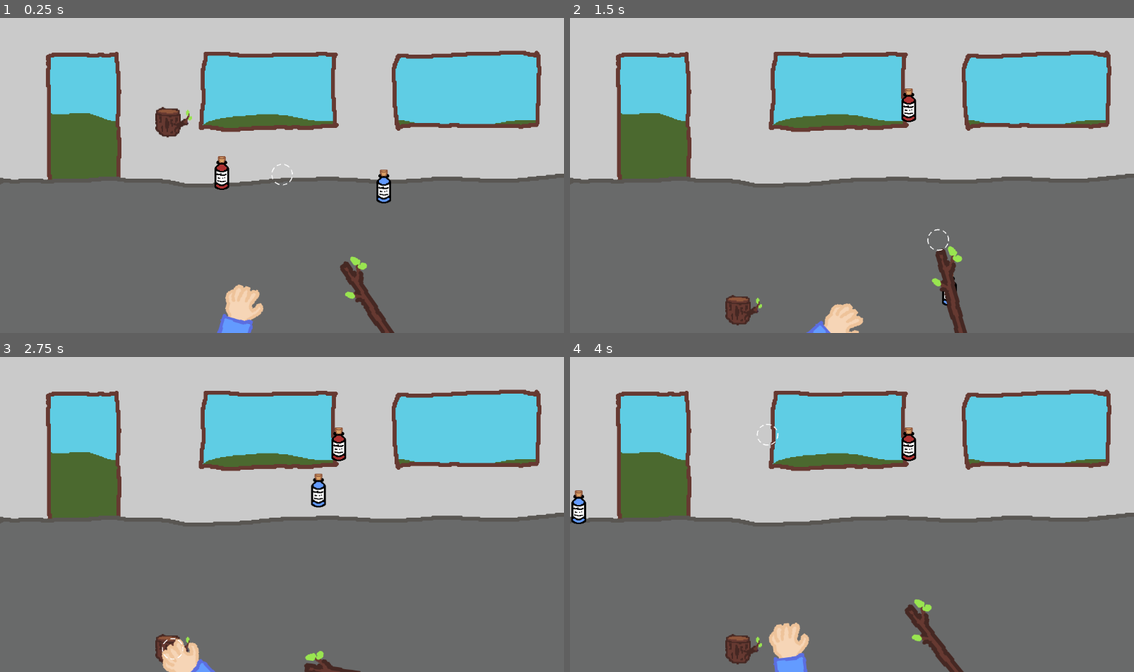
Above: before the commit, frames 1-4 (two rows, left to right).
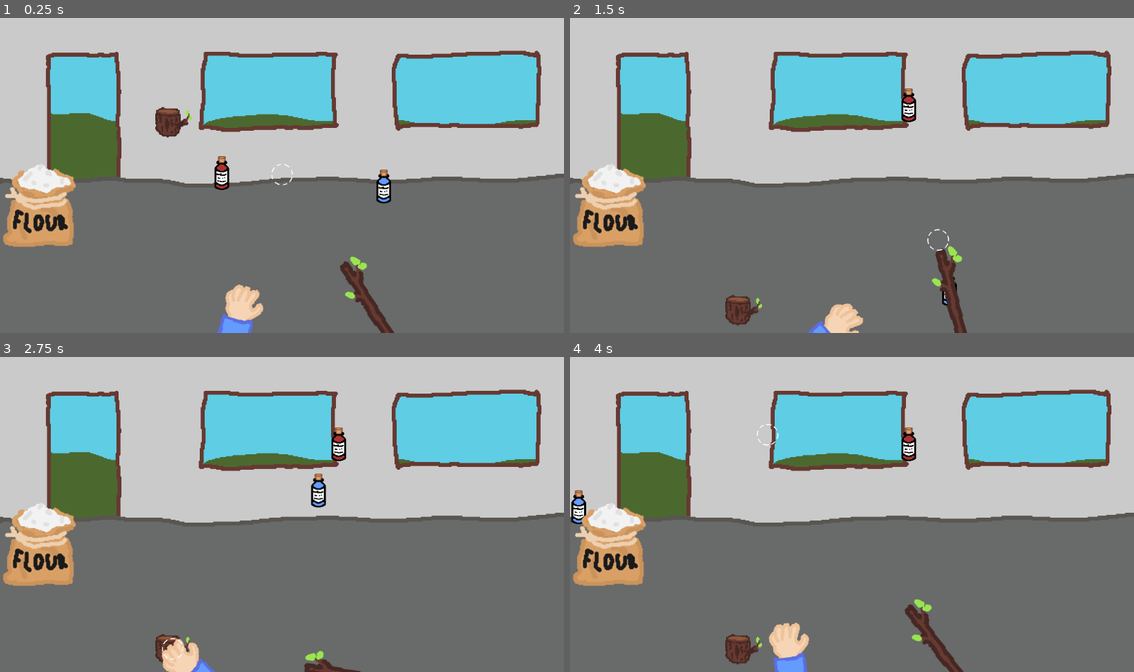
Above: after the commit, the same moments.

Repository: DonJam14/GoatedGame
Game: Godot game, scene res://Scenes/Daytime/kitchen.tscn
Two runs of this game, one before a commit and one after it. Both use one fixed random seed, a clock stepped at 60 frames per second and the inputs below.
Inputs (mouse positions are in pixels of both pictures, inside the frame that each line leads up to):
- Up to frame 1 (0.25 s): no input
- Up to frame 2 (1.5 s): drag from (789, 172) to (908, 106) at 0.52 s; tap Enter at 1.25 s; drag from (953, 307) to (908, 106) at 1.27 s
- Up to frame 3 (2.75 s): move the mouse to (174, 649) at 2.02 s; press the mouse at (174, 649) at 2.03 s
- Up to frame 4 (4 s): release the mouse at (744, 649) at 2.75 s; drag from (880, 514) to (682, 467) at 2.77 s; move the mouse to (767, 435) at 3.52 s; press the mouse at (767, 435) at 3.53 s

The runs differ from the first frame. In frame 1, 2.7% of the frame differs, in the area x 0-14%, y 46-73%; in frame 2, 2.7%; in frame 3, 2.7%; in frame 4, 2.7%.

Commit message:
Started implementing ingredient pickup
Now detects collisions - rest of implementation shouldn't be that hard

Diff:
--- /dev/null
+++ b/Scenes/Daytime/flour_container.tscn
@@ -0,0 +1,18 @@
+[gd_scene load_steps=4 format=3 uid="uid://c2soqwuq0bcdb"]
+
+[ext_resource type="Texture2D" uid="uid://2ex5e2aib2u7" path="res://Assets/Environment/flour_bag.png" id="1_0mtsc"]
+[ext_resource type="Script" uid="uid://dcpfnmcxg0hwy" path="res://Scripts/Classes/ComponentContainer.gd" id="1_jv7sp"]
+
+[sub_resource type="RectangleShape2D" id="RectangleShape2D_0mtsc"]
+size = Vector2(148, 172)
+
+[node name="FlourContainer" type="Area2D"]
+collision_layer = 0
+collision_mask = 0
+script = ExtResource("1_jv7sp")
+
+[node name="FlourTexture" type="Sprite2D" parent="."]
+texture = ExtResource("1_0mtsc")
+
+[node name="CollisionShape2D" type="CollisionShape2D" parent="."]
+shape = SubResource("RectangleShape2D_0mtsc")
--- a/Scenes/Daytime/kitchen.tscn
+++ b/Scenes/Daytime/kitchen.tscn
@@ -12,6 +12,7 @@
 [ext_resource type="Script" uid="uid://b5coxg3pe3ccn" path="res://Scenes/Daytime/wand.gd" id="10_6cr7j"]
 [ext_resource type="Texture2D" uid="uid://dchwg2m5i0pg7" path="res://Assets/wand.png" id="11_0klev"]
 [ext_resource type="Texture2D" uid="uid://c78bbhdfa4cpt" path="res://Assets/hand.png" id="12_0klev"]
+[ext_resource type="PackedScene" uid="uid://c2soqwuq0bcdb" path="res://Scenes/Daytime/flour_container.tscn" id="13_hd6md"]
 
 [sub_resource type="WorldBoundaryShape2D" id="WorldBoundaryShape2D_0klev"]
 normal = Vector2(0, 1)
@@ -124,6 +125,9 @@
 [node name="HandTexture" type="Sprite2D" parent="Hand"]
 texture = ExtResource("12_0klev")
 
+[node name="FlourContainer" parent="." instance=ExtResource("13_hd6md")]
+position = Vector2(80, 386)
+
 [connection signal="input_event" from="Bottle/Area2D" to="Bottle" method="_on_area_2d_input_event"]
 [connection signal="mouse_entered" from="PhysicsBottle" to="PhysicsBottle" method="_on_mouse_entered"]
 [connection signal="mouse_exited" from="PhysicsBottle" to="PhysicsBottle" method="_on_mouse_exited"]
--- /dev/null
+++ b/Scripts/Classes/ComponentContainer.gd
@@ -0,0 +1,26 @@
+class_name ComponentContainer
+extends Area2D
+
+signal component_picked(component: GlobalEnums.BiscutIngredient)
+
+@export var component: GlobalEnums.BiscutIngredient = GlobalEnums.BiscutIngredient.NONE
+
+var has_area: bool = false
+
+func _ready() -> void:
+	#ensure monitoring for connections
+	self.monitoring = true
+
+	#set correct collision layers
+	self.collision_layer = 8 #layer 4 - interactables
+	self.collision_mask = 2 #layer 2 - grabbables
+
+	#connect relevant signals
+	self.body_entered.connect(self.on_body_entered)
+	self.body_exited.connect(self.on_body_exited)
+
+func on_body_entered(area: Node2D) -> void:
+	print("body " + str(area) + " entered component area")
+
+func on_body_exited(area: Node2D) -> void:
+	print("body " + str(area) + " exited component area")
--- a/Scripts/measuring_cup.gd
+++ b/Scripts/measuring_cup.gd
@@ -9,11 +9,4 @@
 ## Get child Sprite2D
 @onready var sprite := $MCupTexture
 
-enum Ingredient {
-	FLOUR,
-	SUGAR,
-	MILK,
-	NONE
-}
-
-var stored: Ingredient = Ingredient.NONE
+var stored: GlobalEnums.BiscutIngredient = GlobalEnums.BiscutIngredient.NONE
--- a/project.godot
+++ b/project.godot
@@ -42,3 +42,4 @@
 2d_physics/layer_1="Cursor"
 2d_physics/layer_2="Grabbables"
 2d_physics/layer_3="Static Bodies"
+2d_physics/layer_4="Interactables"
Not shown: 1 places in Scenes/Daytime/kitchen.tscn that only renumber resources
Not shown, added: Scripts/Classes/ComponentContainer.gd.uid
